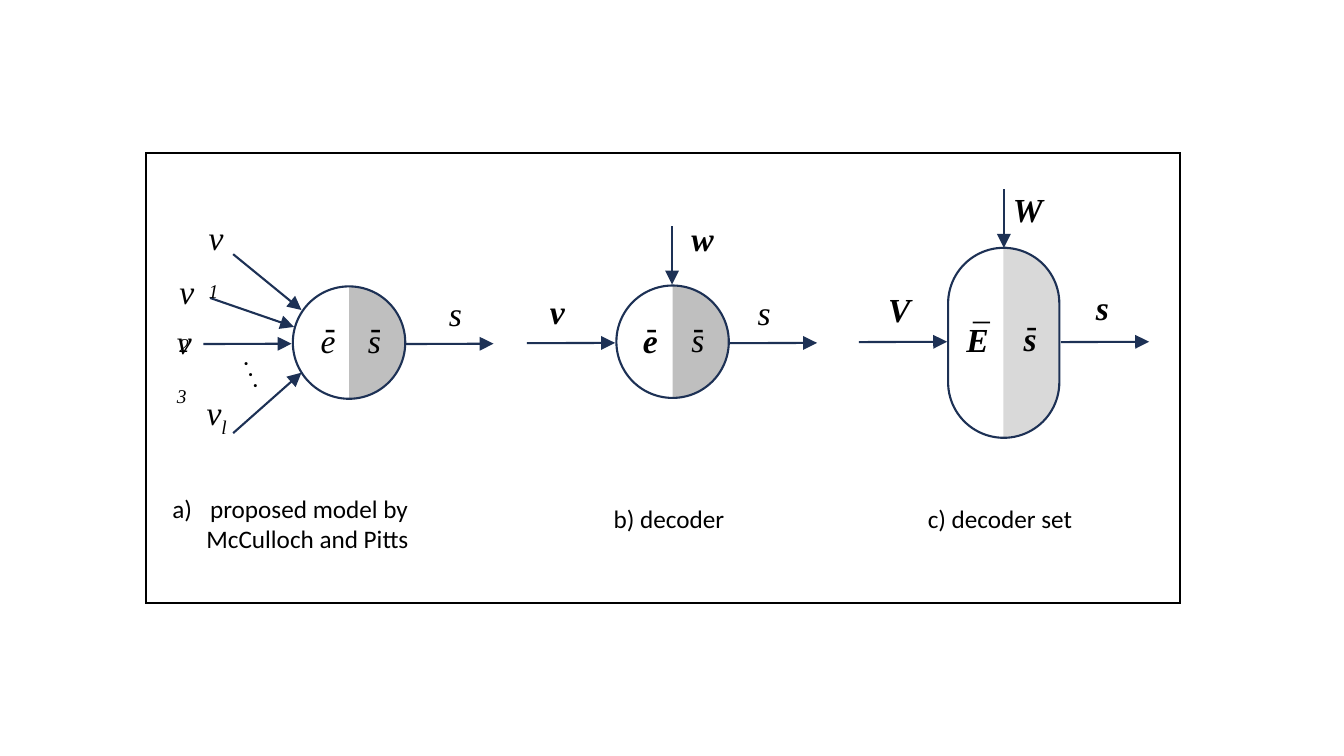
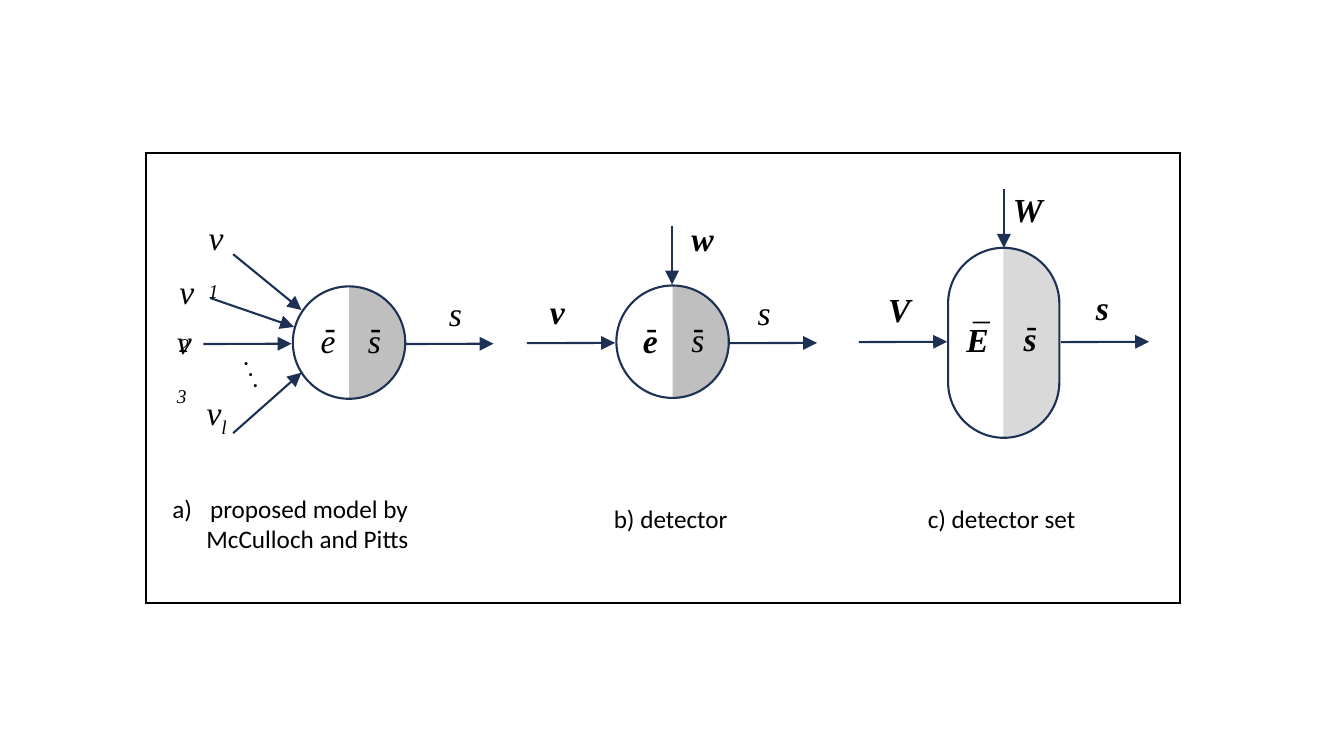
Before and after one commit to ihux/neural-study, a slide deck: slide 2 of paper/Neurotron/Neurotron - Images.pptx. Drawn at 1344x756 pixels with LibreOffice and Linux fonts; fonts in the diff are those of the drawing. Boxes give left, top, right and bottom in pixels: in the first picture for what was removed or moved away, otherwise in the second. Text is boxed around its words. In the diff, an @@ line names an element or a change of style, - is before the commit and + after.

```diff
--- a/paper/Neurotron/Neurotron - Images.pptx
+++ b/paper/Neurotron/Neurotron - Images.pptx
@@ text at [928,509,1076,532]: text changed @@
-c) decoder set
+c) detector set
@@ text at [614,510,727,532]: text changed @@
-b) decoder
+b) detector
```
Also in this commit, not shown: 1 other slide changed, 1 other file.
